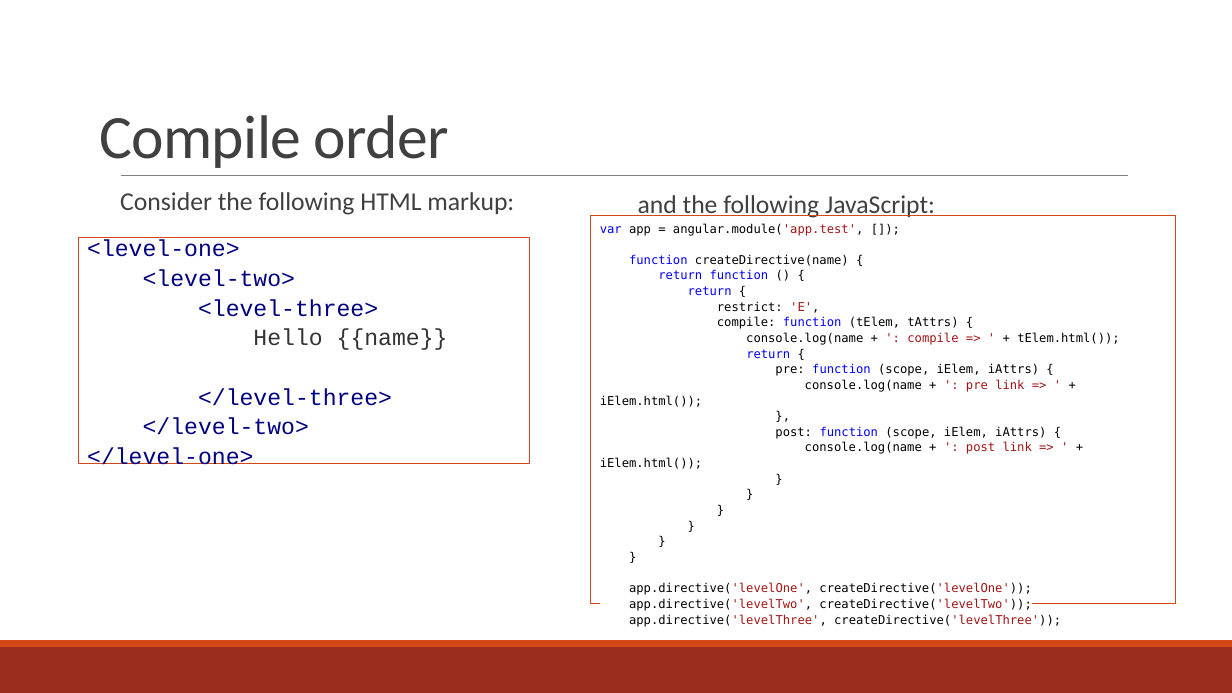
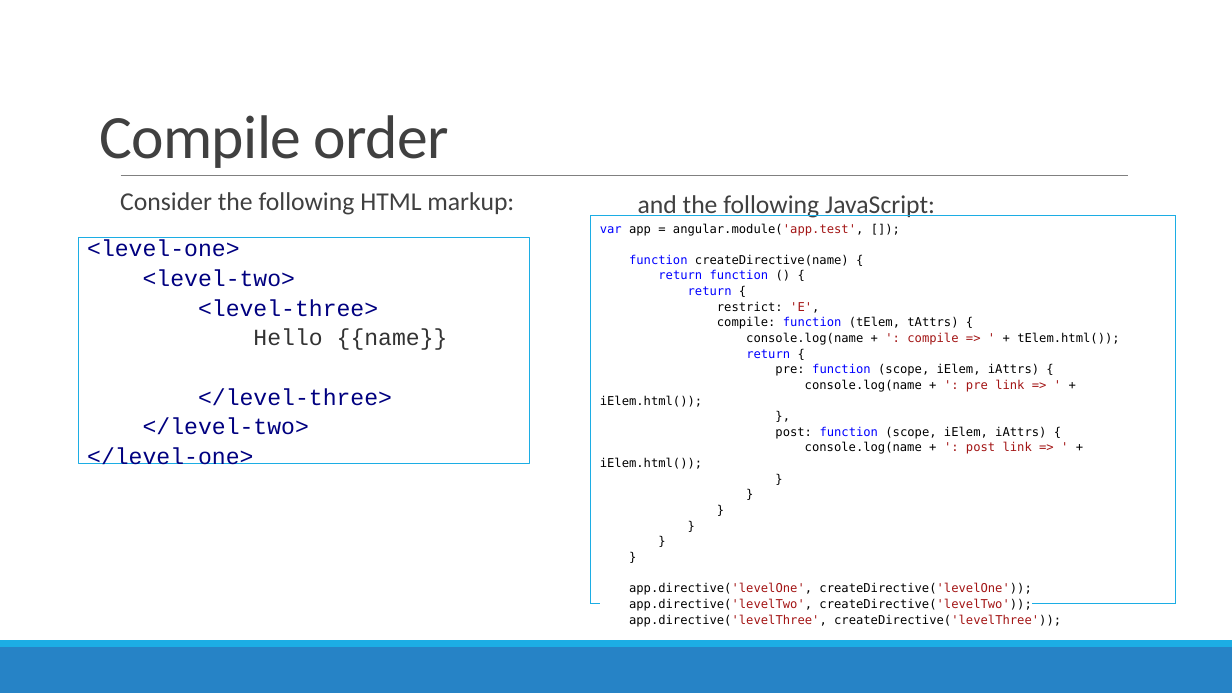
Before and after one commit to rivkiaizen/PhotoGalery, a slide deck: slide 51 of PhotoGalery/AngularJS-directive - final.pptx. Drawn at 1232x693 pixels with LibreOffice and Linux fonts; fonts in the diff are those of the drawing; background and template pictures are left out. Boxes give left, top, right and bottom in pixels: in the first picture for what was removed or moved away, otherwise in the second. Text is boxed around its words. In the diff, an @@ line names an element or a change of style, - is before the commit and + after.

```diff
--- a/PhotoGalery/AngularJS-directive - final.pptx
+++ b/PhotoGalery/AngularJS-directive - final.pptx
@@ text "Consider the following HTML markup:" at (120,192,514,215): bullet colour #D34817 to #1CADE4 @@
@@ text "and the following JavaScript:" at (638,195,935,218): bullet colour #D34817 to #1CADE4 @@
@@ rectangle "<level-one>" at (79,238,530,464): outline #D34817 0.75 pt to #1CADE4 0.75 pt @@
@@ rectangle "var app = angular.module('app.test', []);" at (591,215,1176,604): outline #D34817 0.75 pt to #1CADE4 0.75 pt @@
@@ rectangle at (0,647,1232,693): fill #9B2D1F to #2683C6 @@
@@ rectangle at (0,640,1232,647): fill #D34817 to #1CADE4 @@
```
Also in this commit, not shown: 53 other slides changed, 3 other files.
